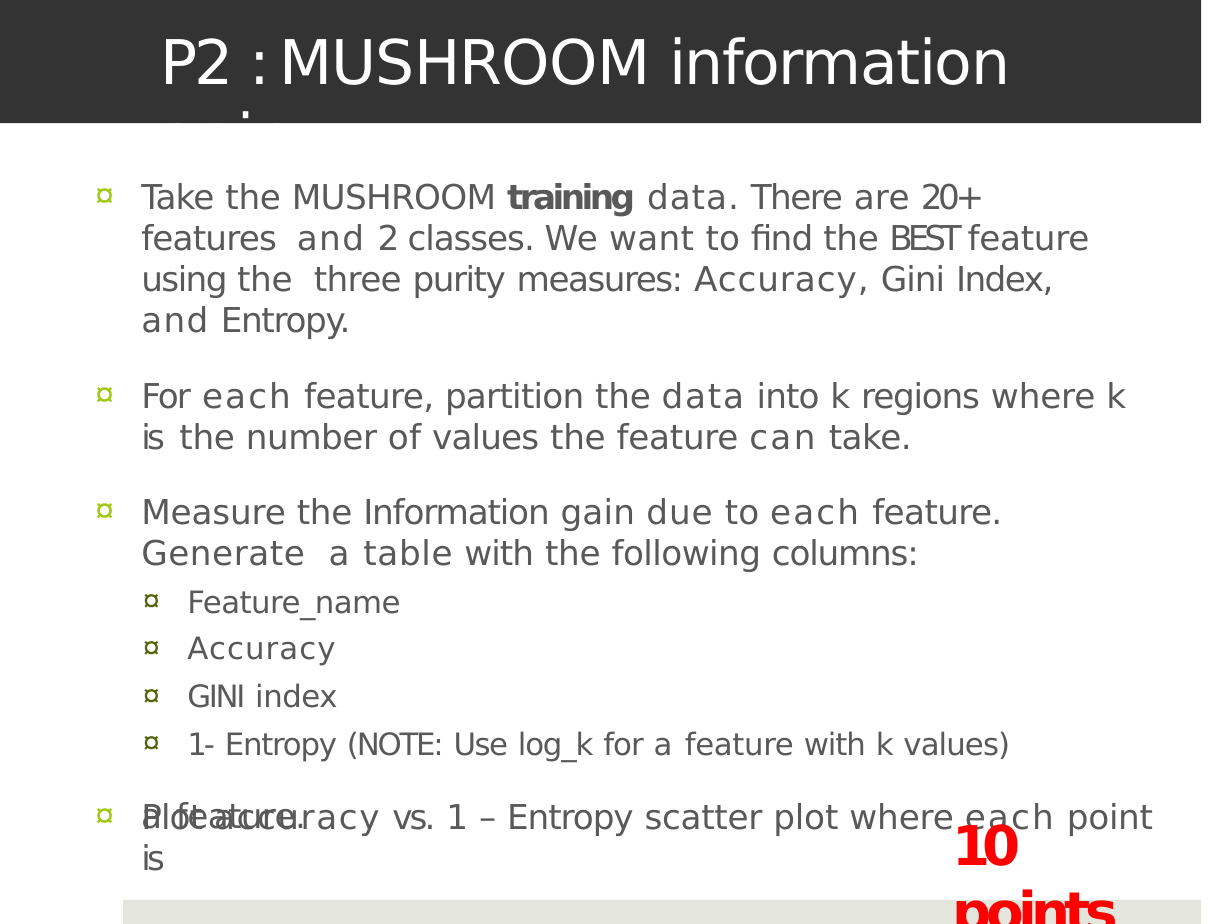
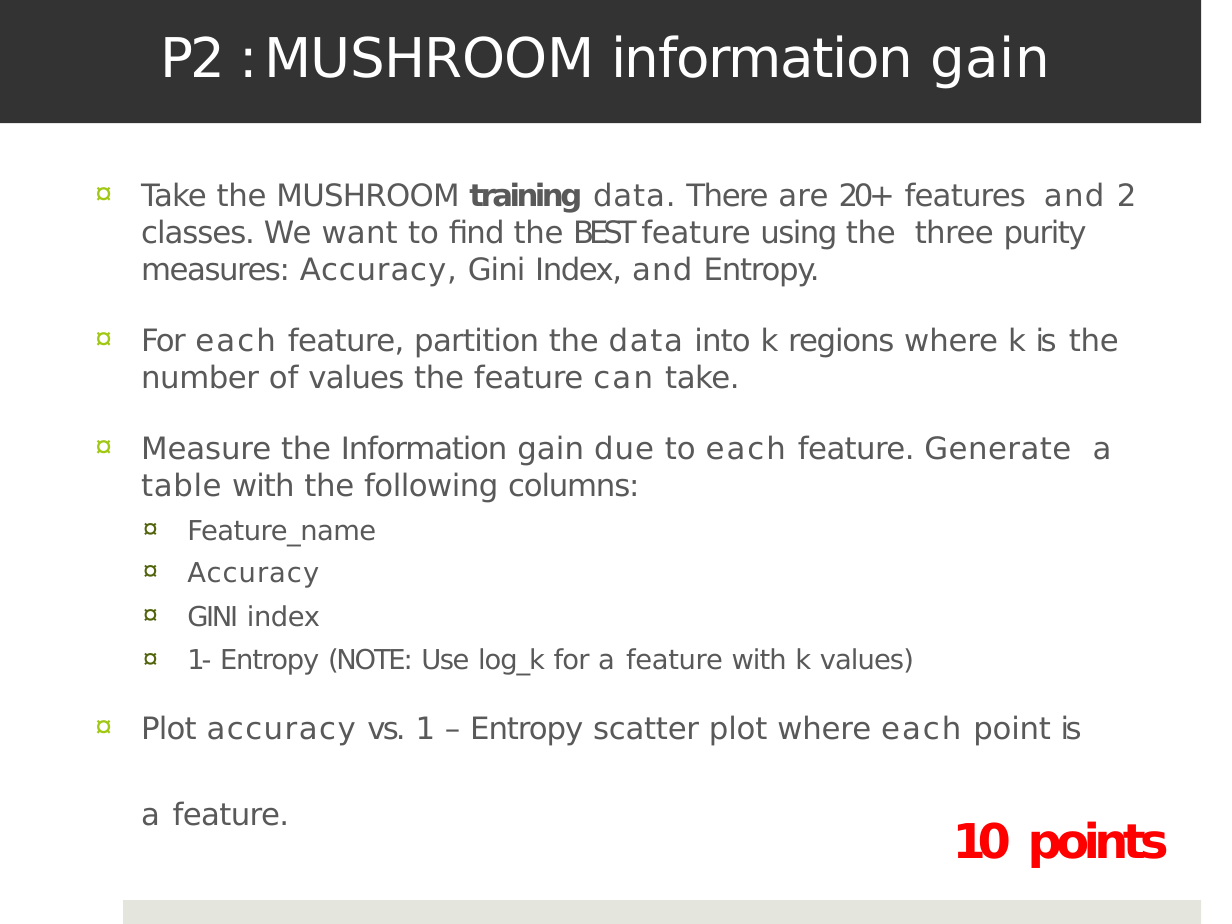
Before and after one commit to JishnuNair/dmg2, a slide deck: slide 5 of Home Work Assignments 1.pptx. Drawn at 1232x924 pixels with LibreOffice and Linux fonts; fonts in the diff are those of the drawing. Boxes give left, top, right and bottom in pixels: in the first picture for what was removed or moved away, otherwise in the second. Text is boxed around its words. In the diff, an @@ line names an element or a change of style, - is before the commit and + after.

```diff
--- a/Home Work Assignments 1.pptx
+++ b/Home Work Assignments 1.pptx
@@ text "P2 : MUSHROOM information gain" at (160,35,1050,89): size 36 to 32 pt; letter spacing -1.9 to -1.8 pt in "P2"; letter spacing -0.5 to -0.4 pt in "MUSHROOM" @@
@@ text "Take the MUSHROOM training data. ..." at (141,182,1137,746): size 20 to 18 pt in "Take the MUSHROOM training data. There are ...", "For each feature, partition the data into ...", "Measure the Information gain due to each ...", "Plot accuracy vs. 1 – Entropy scatter ..."; letter spacing -0.6 to -0.5 pt in "Take find", "into", "for values)"; letter spacing -0.5 to -0.4 pt in "MUSHROOM", "partition"; letter spacing 0.6 to 0.5 pt in "data. Accuracy,"; letter spacing -0.7 to -0.6 pt in "classes.", "log_k", "Entropy"; letter spacing -0.8 to -0.7 pt in "regions", "columns:"; letter spacing 0.1 to 0 pt in "of"; letter spacing 1.4 to 1.3 pt in "can"; size 18 to 16 pt in "Feature_name", "Accuracy", "GINI index", "1- Entropy (NOTE: Use log_k for a ..."; letter spacing 0.7 to 0.6 pt in "Accuracy"; letter spacing -1.9 to -1.8 pt in "1-"; letter spacing -2.8 to -2.7 pt in "–"; indent changed @@
@@ text "a feature." at (141,801,290,826): size 20 to 18 pt @@
@@ text "10 points" at (953,821,1169,868): size 32 to 28 pt @@
```
Also in this commit, not shown: 8 other slides changed, 3 other files.
